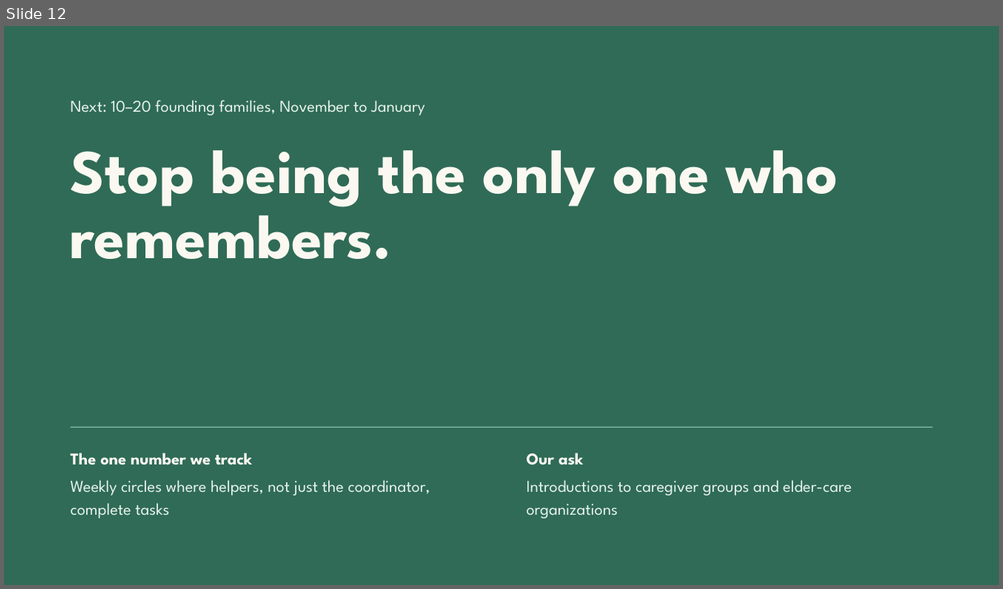
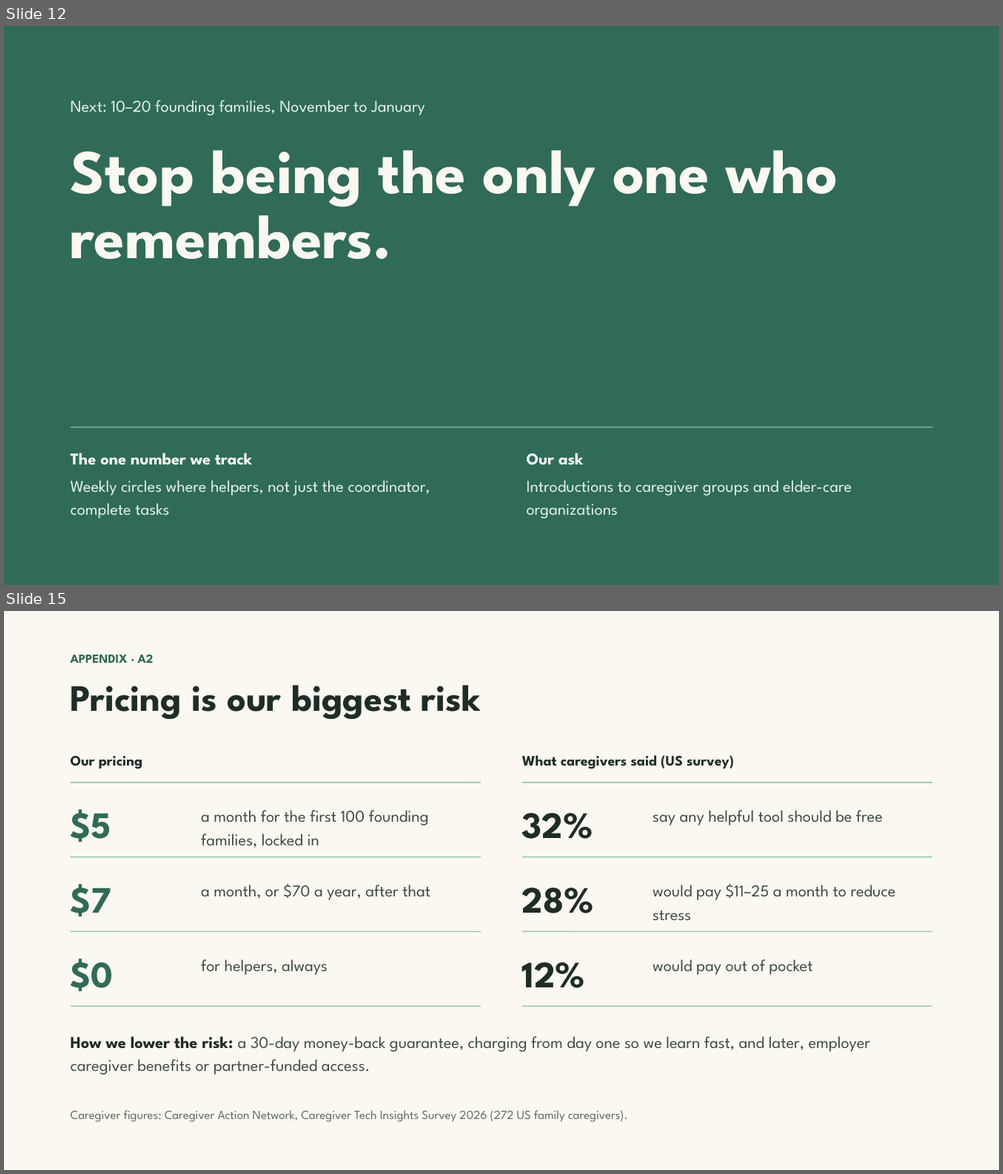
Before and after one commit to Team-Claudia/kindred, a slide deck: docs/pitch/Kindred Demo Day Pitch V3.pptx. Shown one above the other, each under a label of ours: slide 12 before the commit, slides 12 and 15 after it; the slides between them are not shown. The pictures are 1003x589 and 1003x1174 pixels, drawn with LibreOffice and Linux fonts; fonts in the diff are those of the drawing. Boxes give left, top, right and bottom in pixels: in the first picture for what was removed or moved away, otherwise in the second. Text is boxed around its words. In the diff, an @@ line names an element or a change of style, - is before the commit and + after.

```diff
--- a/docs/pitch/Kindred Demo Day Pitch V3.pptx
+++ b/docs/pitch/Kindred Demo Day Pitch V3.pptx
@@ slide 15 added at box(4, 611, 999, 1170), background #FBF8F1 @@
@@ text added at box(71, 654, 153, 663), 12 pt, text #2F6B57, bold @@
+APPENDIX · A2
@@ title added at box(71, 685, 481, 719), 36 pt, text #1F2D27, bold @@
+Pricing is our biggest risk
@@ text added at box(71, 756, 142, 769), 14 pt, text #1F2D27, bold @@
+Our pricing
@@ text added at box(522, 755, 734, 769), 14 pt, text #1F2D27, bold @@
+What caregivers said (US survey)
@@ line added from (71, 783) to (481, 783), #8CC3AC 1 pt @@
@@ line added from (522, 783) to (932, 783), #8CC3AC 1 pt @@
@@ text added at box(71, 809, 111, 843), 36 pt, text #2F6B57, bold @@
+$5
@@ text added at box(201, 810, 429, 848), 16 pt, text #3D4D46 @@
+a month for the first 100 founding families, locked in
@@ text added at box(652, 810, 882, 826), 16 pt, text #3D4D46 @@
+say any helpful tool should be free
@@ text added at box(522, 813, 593, 839), 36 pt, text #1F2D27, bold @@
+32%
@@ line added from (71, 857) to (481, 857), #8CC3AC 1 pt @@
@@ line added from (522, 857) to (932, 857), #8CC3AC 1 pt @@
@@ text added at box(71, 884, 112, 917), 36 pt, text #2F6B57, bold @@
+$7
@@ text added at box(201, 884, 430, 900), 16 pt, text #3D4D46 @@
+a month, or $70 a year, after that
@@ text added at box(522, 888, 594, 914), 36 pt, text #1F2D27, bold @@
+28%
@@ text added at box(652, 884, 896, 921), 16 pt, text #3D4D46 @@
+would pay $11–25 a month to reduce stress
@@ line added from (71, 932) to (481, 932), #8CC3AC 1 pt @@
@@ line added from (522, 932) to (932, 932), #8CC3AC 1 pt @@
@@ text added at box(71, 959, 114, 992), 36 pt, text #2F6B57, bold @@
+$0
@@ text added at box(201, 960, 327, 975), 16 pt, text #3D4D46 @@
+for helpers, always
@@ text added at box(522, 963, 585, 988), 36 pt, text #1F2D27, bold @@
+12%
@@ text added at box(652, 960, 812, 975), 16 pt, text #3D4D46 @@
+would pay out of pocket
@@ line added from (71, 1006) to (481, 1006), #8CC3AC 1 pt @@
@@ line added from (522, 1006) to (932, 1006), #8CC3AC 1 pt @@
@@ text added at box(71, 1037, 871, 1075), 16 pt, text #3D4D46 @@
+How we lower the risk: a 30-day money-back guarantee, charging from day one so we learn fast, and later, employer caregiver benefits or partner-funded access.
@@ text added at box(71, 1111, 628, 1122), 12 pt, text #5B6B63 @@
+Caregiver figures: Caregiver Action Network, Caregiver Tech Insights Survey 2026 (272 US family caregivers).
```
Also in this commit, not shown: 8 other slides added, 5 other files.
